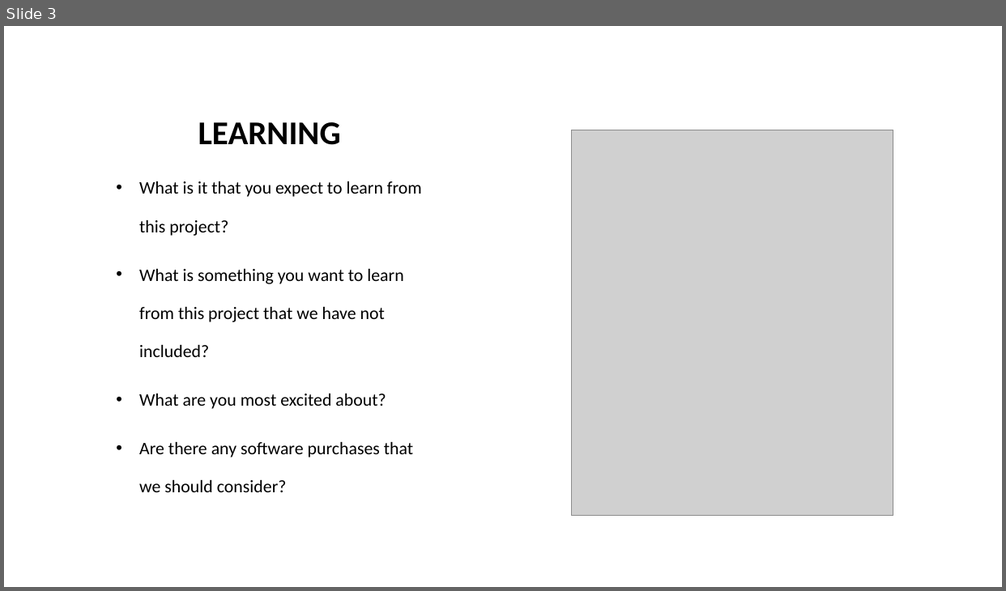
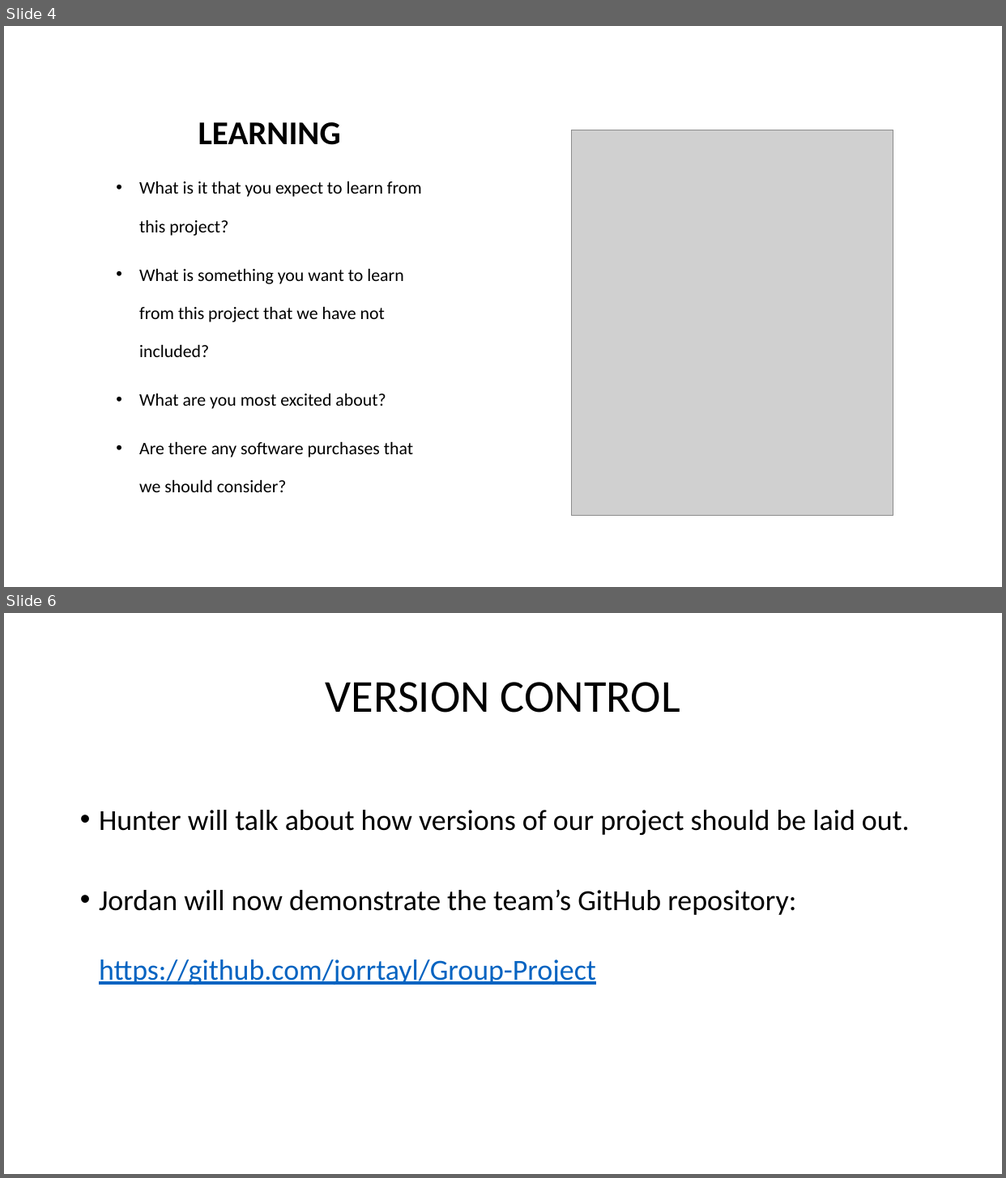
Before and after one commit to jorrtayl/Group-Project, a slide deck: Group Project.pptx. Shown one above the other, each under a label of ours: slide 3 before the commit, slides 4 and 6 after it; the slides between them are not shown. The pictures are 1006x591 and 1006x1178 pixels, drawn with LibreOffice and Linux fonts; fonts in the diff are those of the drawing; grey boxes stand for pictures. Boxes give left, top, right and bottom in pixels: in the first picture for what was removed or moved away, otherwise in the second. Text is boxed around its words. In the diff, an @@ line names an element or a change of style, - is before the commit and + after.

Commit message:
Updated Group Presentation

```diff
--- a/Group Project.pptx
+++ b/Group Project.pptx
@@ slide 6 added at [4, 613, 1002, 1174], background #FFFFFF @@
@@ title added at [326, 682, 680, 713], 44 pt, text #000000 @@
+VERSION CONTROL
@@ text added at [99, 810, 910, 985], 28 pt, text #000000 @@
+• Hunter will talk about how versions of our project should be laid out.
+• Jordan will now demonstrate the team’s GitHub repository: https://github.com/jorrtayl/Group-Project
@@ what was slide 3 is now slide 4 @@
```
Also in this commit, not shown: 6 other slides added, 4 slides removed.
